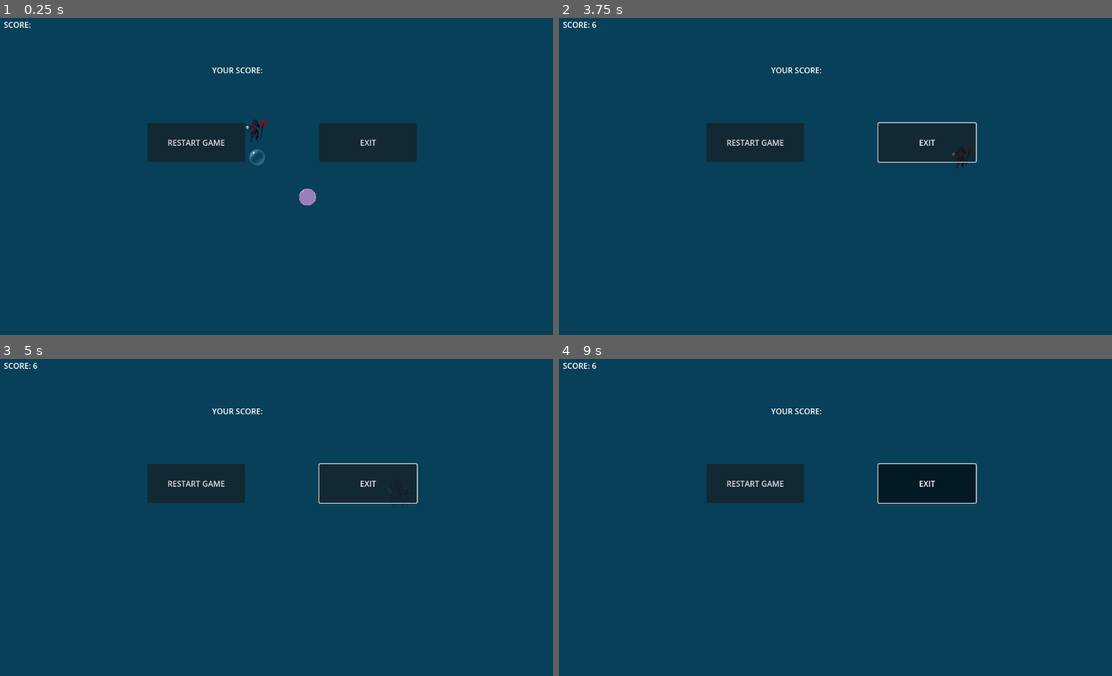
Above: before the commit, frames 1-4 (two rows, left to right).
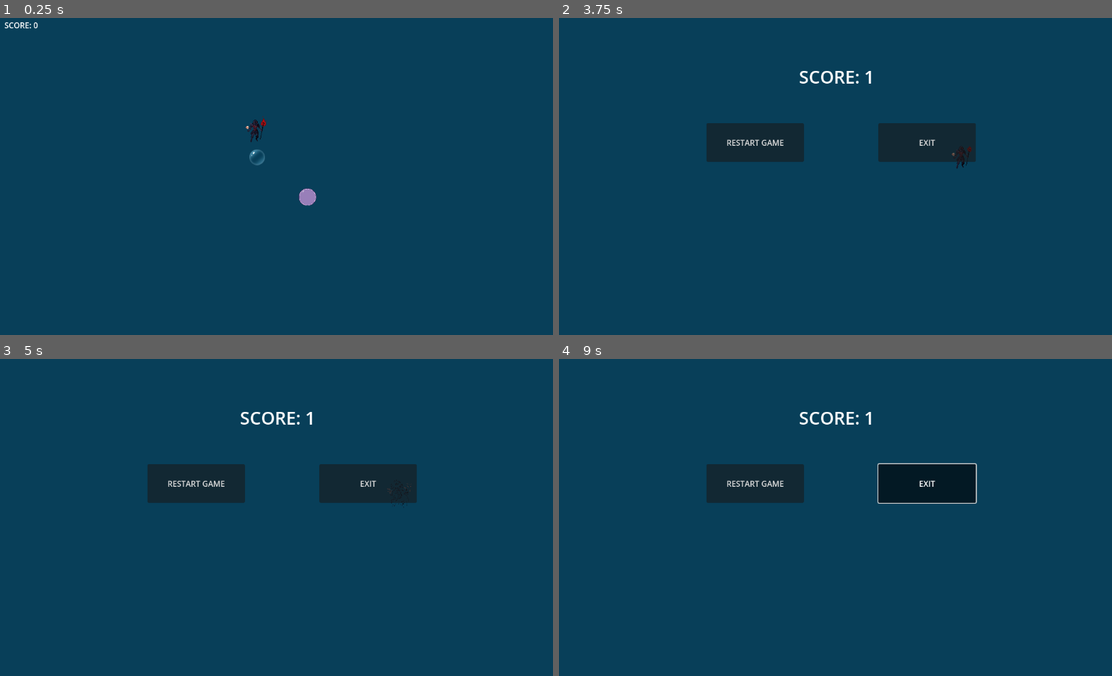
Above: after the commit, the same moments.

Repository: ZalewskiPiotr/Bubbles-hunter
Game: Godot game, scene res://scenes/game.tscn
Two runs of this game, one before a commit and one after it. Both use one fixed random seed, a clock stepped at 60 frames per second and the inputs below.
Inputs (mouse positions are in pixels of both pictures, inside the frame that each line leads up to):
- Up to frame 1 (0.25 s): no input
- Up to frame 2 (3.75 s): click (752, 141) at 0.5 s, where only the run before the commit has a clickable "RESTART GAME"; click (752, 141) at 1.25 s, where only the run before the commit has a clickable "RESTART GAME"; click (752, 141) at 2 s, where only the run before the commit has a clickable "RESTART GAME"; move the mouse to (962, 160) at 2.77 s; press the mouse at (962, 160) at 2.78 s; hold Right (move_right) 2.78-3.53 s; move the mouse to (730, 192) at 3.52 s; release the mouse at (730, 192) at 3.53 s; hold Down (move_down) from 3.53 s (still down); click (730, 192) at 3.6 s
- Up to frame 3 (5 s): move the mouse to (337, 447) at 4.27 s; release Down (move_down) at 4.28 s; press the mouse at (337, 447) at 4.28 s; hold Right (move_right) from 4.28 s (still down)
- Up to frame 4 (9 s): move the mouse to (813, 580) at 5.02 s; release Right (move_right) at 5.03 s; release the mouse at (813, 580) at 5.03 s; hold Up (move_up) 5.03-5.78 s; click (813, 580) at 5.1 s; move the mouse to (1012, 565) at 5.77 s; press the mouse at (1012, 565) at 5.78 s; hold Left (move_left) 5.78-7.28 s; move the mouse to (669, 469) at 6.52 s; release the mouse at (669, 469) at 6.53 s; click (669, 469) at 6.6 s; move the mouse to (868, 517) at 7.27 s; press the mouse at (868, 517) at 7.28 s; hold Down (move_down) 7.28-8.03 s; move the mouse to (758, 438) at 8.02 s; release the mouse at (758, 438) at 8.03 s; hold Right (move_right) 8.03-8.78 s; click (758, 438) at 8.1 s; move the mouse to (962, 501) at 8.77 s; press the mouse at (962, 501) at 8.78 s; hold Up (move_up) from 8.78 s (still down)

The runs differ from the first frame. In frame 1, 4.5% of the frame differs, in the area x 0-76%, y 1-46%; in frame 2, 0.6%; in frame 3, 0.6%; in frame 4, 0.4%.

Commit message:
Koniec i restart gry
Dodano ekran końca gry i przycisk pozwalający na restart gry

Diff:
--- a/scenes/hud.tscn
+++ b/scenes/hud.tscn
@@ -6,11 +6,11 @@
 script = ExtResource("1_r5qha")
 
 [node name="Score" type="Label" parent="."]
-offset_left = 8.0
-offset_top = 2.0
-offset_right = 133.0
-offset_bottom = 25.0
-text = "SCORE: "
+offset_left = 9.0
+offset_top = 3.0
+offset_right = 134.0
+offset_bottom = 26.0
+text = "SCORE: 0 "
 
 [node name="EndGameScore" type="RichTextLabel" parent="."]
 anchors_preset = 8
@@ -18,12 +18,13 @@
 anchor_top = 0.5
 anchor_right = 0.5
 anchor_bottom = 0.5
-offset_left = -143.0
+offset_left = -86.0
 offset_top = -229.0
-offset_right = 166.0
-offset_bottom = -189.0
+offset_right = 194.0
+offset_bottom = -163.0
 grow_horizontal = 2
 grow_vertical = 2
+theme_override_font_sizes/normal_font_size = 36
 text = "YOUR SCORE: "
 
 [node name="RestartGame" type="Button" parent="."]
@@ -40,4 +41,5 @@
 offset_bottom = 294.0
 text = "EXIT"
 
+[connection signal="pressed" from="RestartGame" to="." method="_on_restart_game_pressed"]
 [connection signal="pressed" from="ExitGame" to="." method="_on_exit_game_pressed"]
--- a/scripts/game.gd
+++ b/scripts/game.gd
@@ -16,6 +16,8 @@
 @export var bubble_scene : PackedScene # w inspektorze trzeba załadować odpowiednią scenę lub napisać tak w kodzie var bubble_scene = preload("res://scenes/bubble.tscn")
 @export var killer_bubble_scene : PackedScene
 @onready var timer_bubble_generator = %BubbleGenerator
+@onready var hud = $HUD
+
 
 var max_bubbles_quantity_spawn : int = 5 # MAksymalna ilość baniek, które mogą być utworzone za jednym razem
 
@@ -72,5 +74,6 @@
 
 func game_over():
 	timer_bubble_generator.stop()
+	hud.game_over()
 	print("game over")
 	# TODO: dodać jeszcze wyświetlanie planszy końcowej (game over, punkty, button next game, author, version, home page link)
--- a/scripts/hud.gd
+++ b/scripts/hud.gd
@@ -2,10 +2,14 @@
 
 var points = 0
 @onready var score_label = $Score
+@onready var end_game_score = $EndGameScore
+@onready var restart_game = $RestartGame
+@onready var exit_game = $ExitGame
 
 # Called when the node enters the scene tree for the first time.
 func _ready():
 	GlobalEvents.OnScoreBubbleDelete.connect(add_point) # wywołujemy metodę 'add_point'
+	enable_game_mode()
 
 
 func add_point():
@@ -15,3 +19,24 @@
 
 func _on_exit_game_pressed():
 	get_tree().quit()
+
+func game_over():
+	disable_game_mode()
+	end_game_score.text = score_label.text
+
+func enable_game_mode():
+	score_label.show()
+	end_game_score.hide()
+	restart_game.hide()
+	exit_game.hide()
+
+
+func disable_game_mode():
+	score_label.hide()
+	end_game_score.show()
+	restart_game.show()
+	exit_game.show()
+
+
+func _on_restart_game_pressed():
+	get_tree().reload_current_scene()
